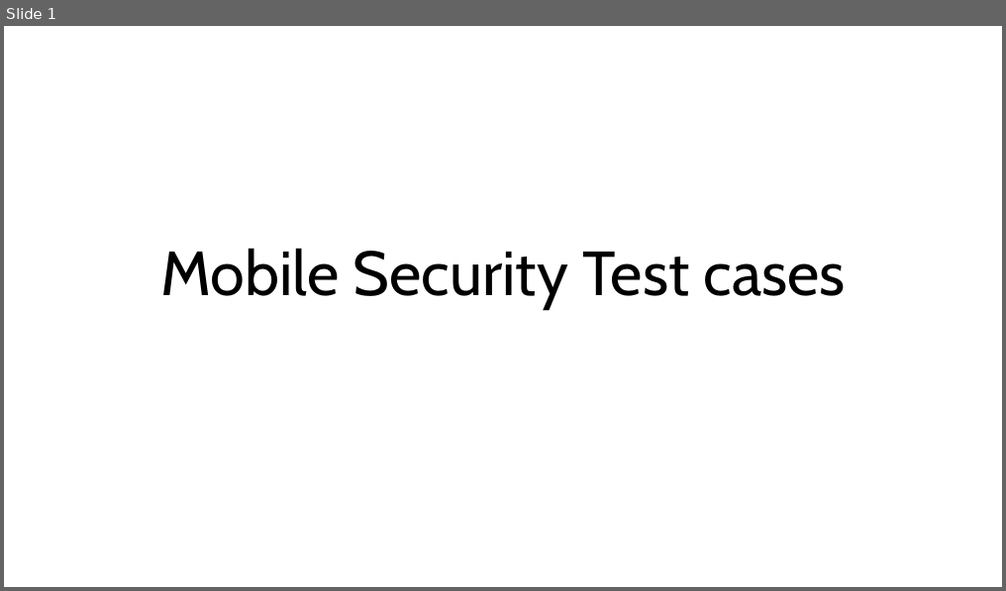
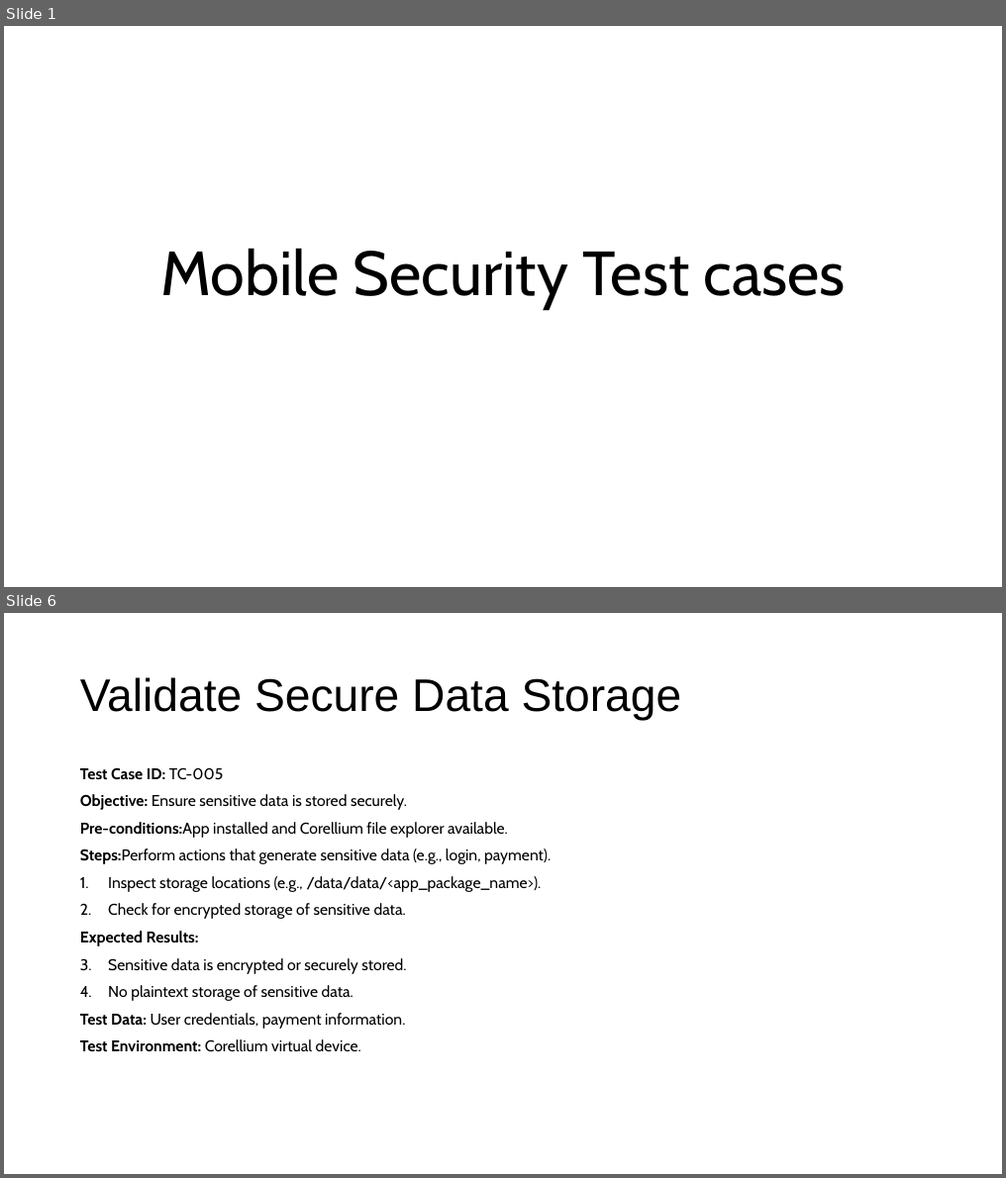
Before and after one commit to gsachin/Security-InSecureStorageApp, a slide deck: Mobile Security Test cases.pptx. Shown one above the other, each under a label of ours: slide 1 before the commit, slides 1 and 6 after it; the slides between them are not shown. The pictures are 1006x591 and 1006x1178 pixels, drawn with LibreOffice and Linux fonts; fonts in the diff are those of the drawing. Boxes give left, top, right and bottom in pixels: in the first picture for what was removed or moved away, otherwise in the second. Text is boxed around its words. In the diff, an @@ line names an element or a change of style, - is before the commit and + after.

```diff
--- a/Mobile Security Test cases.pptx
+++ b/Mobile Security Test cases.pptx
@@ slide 6 added at (4, 613, 1002, 1174), background #FFFFFF @@
@@ title added at (80, 677, 682, 721), 44 pt, text #000000 @@
+Validate Secure Data Storage
@@ text added at (80, 767, 550, 1052), 15 pt, text #000000 @@
+Test Case ID: TC-005
+Objective: Ensure sensitive data is stored securely.
+Pre-conditions:App installed and Corellium file explorer available.
+Steps:Perform actions that generate sensitive data (e.g., login, payment).
+1. Inspect storage locations (e.g., /data/data/<app_package_name>).
+2. Check for encrypted storage of sensitive data.
+Expected Results:
+1. Sensitive data is encrypted or securely stored.
+2. No plaintext storage of sensitive data.
+Test Data: User credentials, payment information.
+Test Environment: Corellium virtual device.
```
Also in this commit, not shown: 3 slides changed, 3 other slides added.
